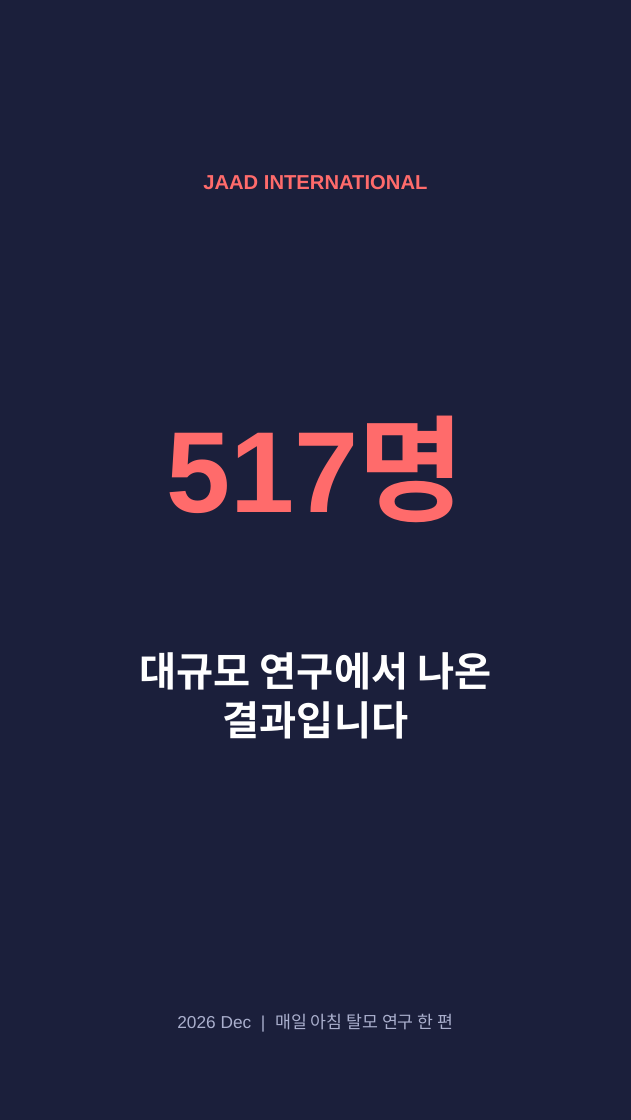
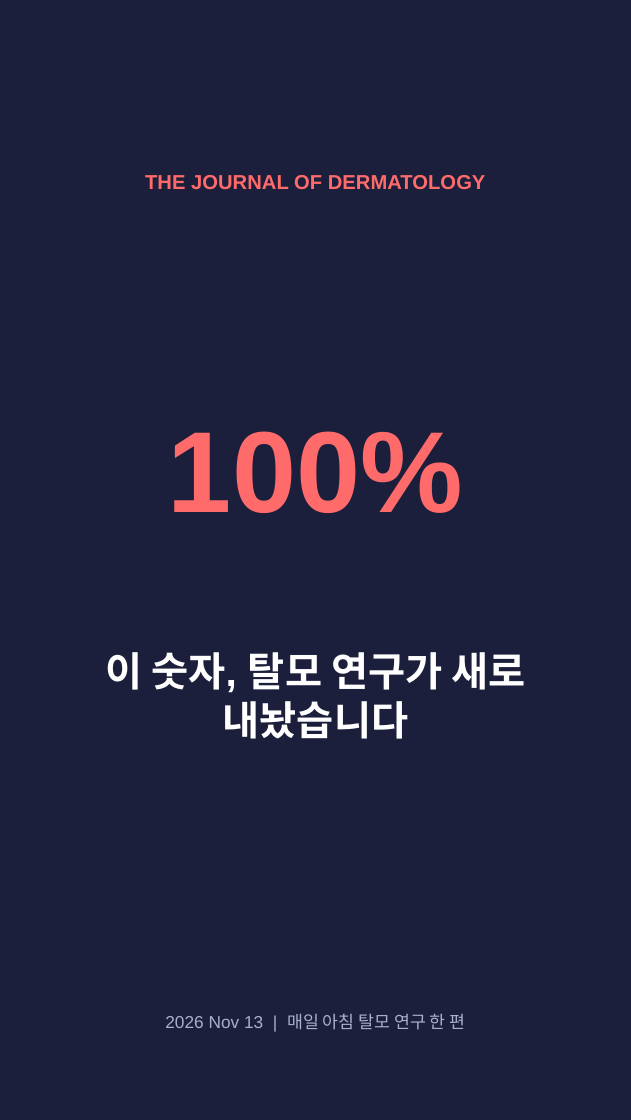
Before and after one commit to hyokang2010-BJ-ANTH/product-builder-test, a slide deck: slide 1 of pwa/data/latest/slides.pptx. Drawn at 631x1120 pixels with LibreOffice and Linux fonts; fonts in the diff are those of the drawing. Boxes give left, top, right and bottom in pixels: in the first picture for what was removed or moved away, otherwise in the second. Text is boxed around its words. In the diff, an @@ line names an element or a change of style, - is before the commit and + after.

```diff
--- a/pwa/data/latest/slides.pptx
+++ b/pwa/data/latest/slides.pptx
@@ text at (145, 175, 486, 189): text changed @@
-JAAD INTERNATIONAL
+THE JOURNAL OF DERMATOLOGY
@@ text at (168, 431, 463, 513): text changed @@
-517명
+100%
@@ text at (105, 652, 526, 739): text changed @@
-대규모 연구에서 나온 결과입니다
+이 숫자, 탈모 연구가 새로 내놨습니다
@@ text at (165, 1013, 466, 1030): text changed @@
-2026 Dec | 매일 아침 탈모 연구 한 편
+2026 Nov 13 | 매일 아침 탈모 연구 한 편
```
Also in this commit, not shown: 1 other slide changed, 5 slides added, 7 slides removed, 27 other files.
